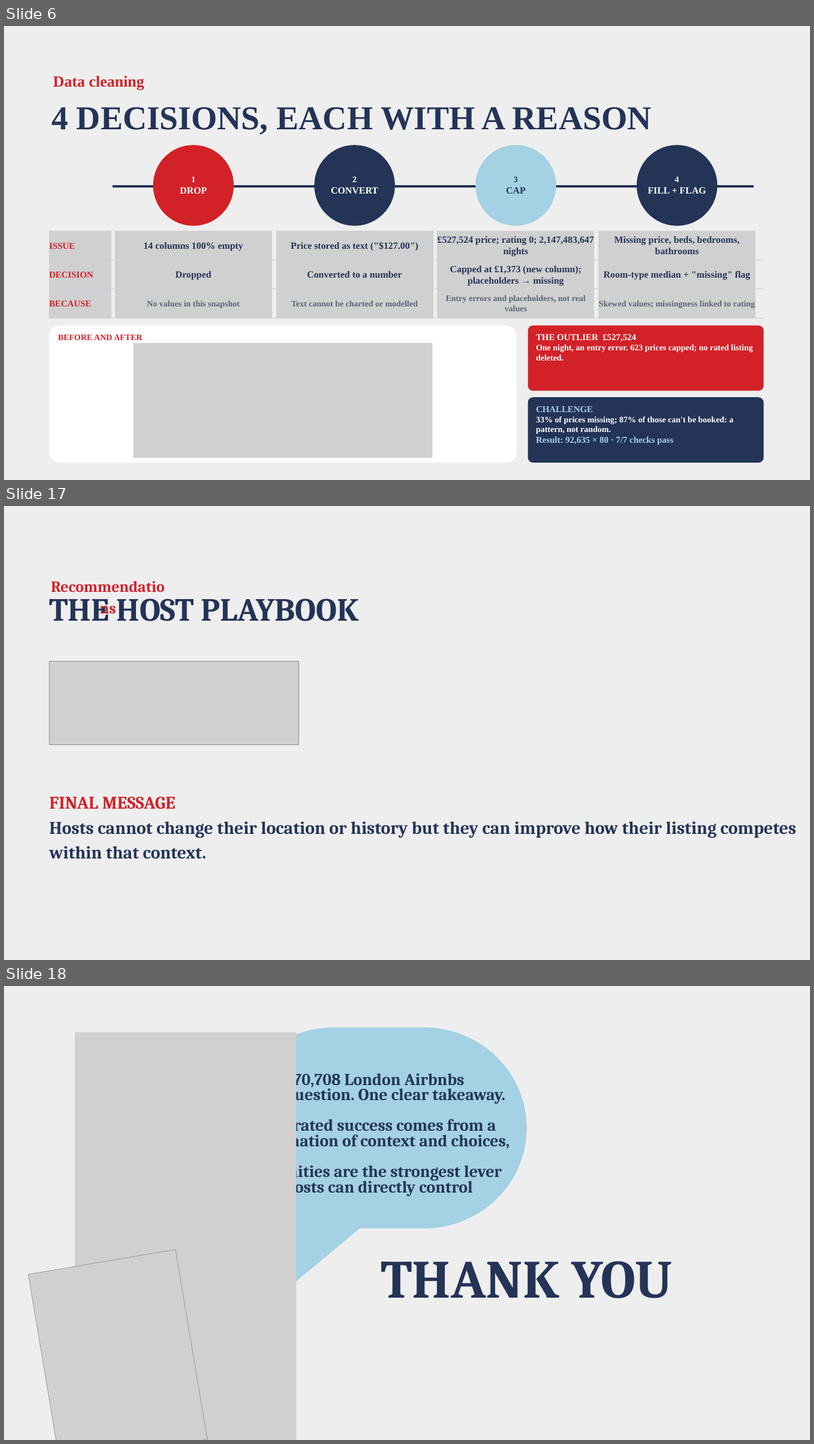
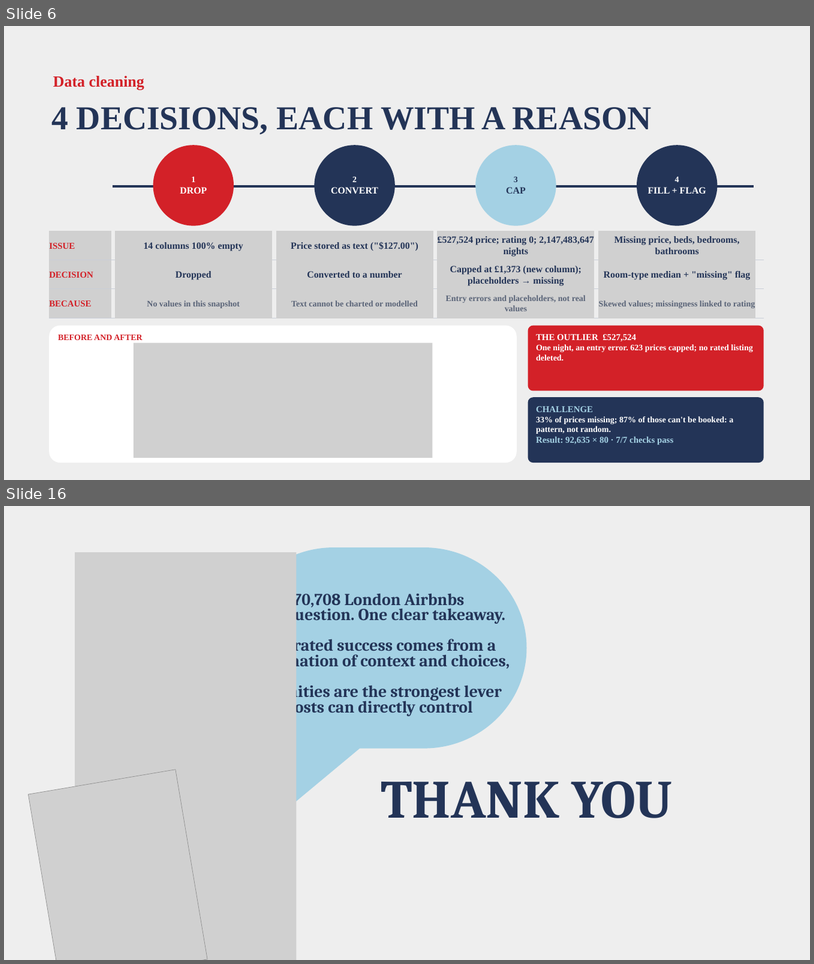
Before and after one commit to varunavy/data230-london-airbnb, a slide deck: PPT/london Airbnb.pptx. Shown one above the other, each under a label of ours: slides 6, 17 and 18 before the commit, slides 6 and 16 after it; the slides between them are not shown. The pictures are 814x1444 and 814x964 pixels, drawn with LibreOffice and Linux fonts; fonts in the diff are those of the drawing; grey boxes stand for pictures. Boxes give left, top, right and bottom in pixels: in the first picture for what was removed or moved away, otherwise in the second. Text is boxed around its words. In the diff, an @@ line names an element or a change of style, - is before the commit and + after.

```diff
--- a/PPT/london Airbnb.pptx
+++ b/PPT/london Airbnb.pptx
@@ slide 17 removed at <box>4,506,810,960</box>, background #EEEEEE @@
@@ text removed at <box>49,573,167,597</box> @@
-Recommendations
@@ text removed at <box>49,591,359,621</box> @@
-THE HOST PLAYBOOK
@@ picture removed at <box>49,661,299,744</box> @@
@@ text removed at <box>50,796,797,858</box> @@
-FINAL MESSAGE
-Hosts cannot change their location or history but they can improve how their listing competes within that context.
@@ what was slide 18 is now slide 16 @@
```
Also in this commit, not shown: 5 slides changed, 1 slide added, 2 other slides removed, 1 other file.
